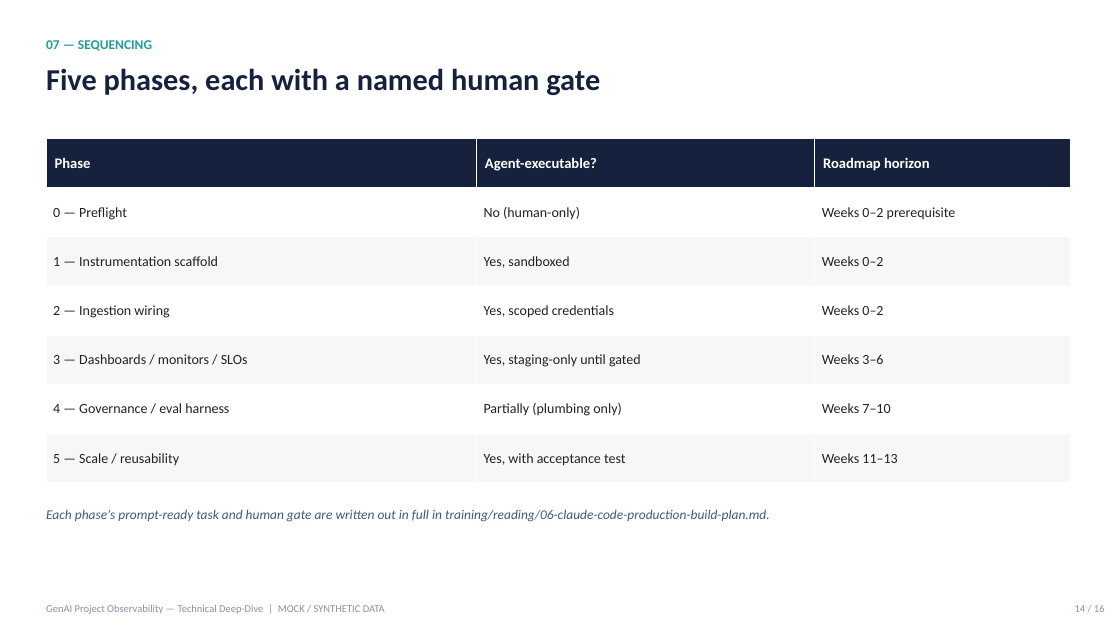
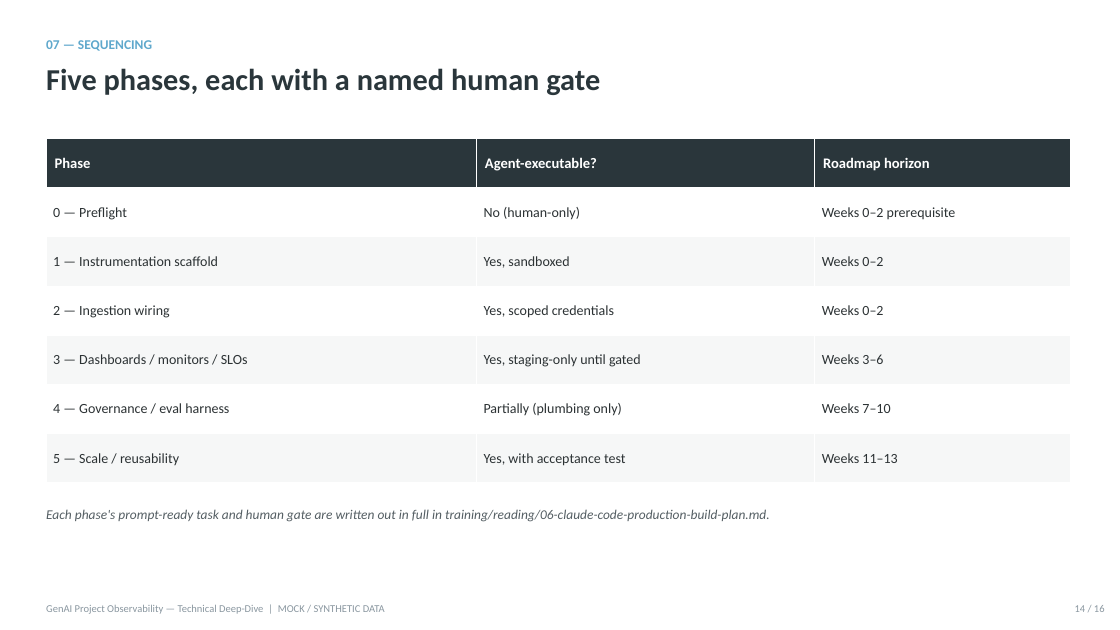
Before and after one commit to getamazednow/genai-observability-demo, a slide deck: slide 14 of training/slides/GenAI-Observability-Technical-Deepdive.pptx. Drawn at 1120x630 pixels with LibreOffice and Linux fonts; fonts in the diff are those of the drawing. Boxes give left, top, right and bottom in pixels: in the first picture for what was removed or moved away, otherwise in the second. Text is boxed around its words. In the diff, an @@ line names an element or a change of style, - is before the commit and + after.

Commit message:
Rebrand training artefacts with Getamazednow AI Design System v1.0
- Both decks: navy/teal palette remapped to Ink/Signal/Stone brand tokens,
  Poppins headings, brand badge on title slides (layouts, masters, theme incl.)
- Training guide: heading/title colors to Ink + Signal-deep, theme fonts
  to Poppins (headings) / Inter (body); content untouched

```diff
--- a/training/slides/GenAI-Observability-Technical-Deepdive.pptx
+++ b/training/slides/GenAI-Observability-Technical-Deepdive.pptx
@@ text "07 — SEQUENCING" at (46, 40, 152, 51): text colour #1F9E97 to #5FA8CC @@
@@ text "Five phases, each with a ..." at (46, 68, 600, 95): text colour #16213E to #2A363B @@
@@ table at (46, 139, 1071, 483) @@
@@ fill #16213E to #2A363B in row 1 @@
@@ fill #F6F7F9 to #F6F7F7 in 9 cells @@
@@ text colour #222222 to #2C3234 in "0 — Preflight", "No (human-only)", "Weeks 0–2 prerequisite", "1 — Instrumentation scaffold" and 14 more places @@
@@ text "Each phase's prompt-ready task and ..." at (46, 509, 770, 522): text colour #3E5C76 to #545E63 @@
```
Also in this commit, not shown: 15 other slides changed, 2 other files.
